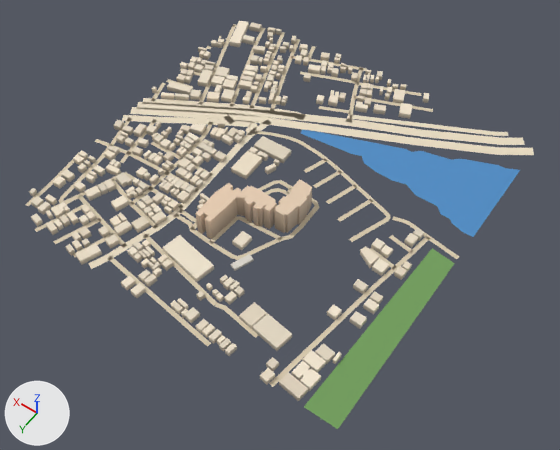
Renders of the glTF model public/assets/bengaluru-region-v1/tiles/t24_8-l1.glb from each side of a commit.
Rendered twice from a camera (50 mm lens) standing at (11856.0, 4806.0, 774.0) and looking at (12220.0, 4297.0, -26.0). Lighting does not change. The marker at lower left points along +X, +Y and +Z. The first picture is the older version. Vertices at exactly the same position are counted once.

The scene before the commit, as lines of its bpy script (objects in view):
```python
me_building = bpy.data.meshes.new('building')
me_building.from_pydata(...)  # 2916 vertices, 3685 faces; spans x 40.0..505.0, y -4.0..504.0, z 0.0..36.0
me_building.materials.append(mat_building)
me_ground = bpy.data.meshes.new('ground')
me_ground.from_pydata(...)  # 791 vertices, 662 faces; spans x -4.0..504.0, y -6.0..503.0, z 1.0
me_ground.materials.append(mat_ground)
# before: 78 (62.0, 8.0, 1.0) at pixel (492, 131), 79 (58.0, 15.0, 1.0) at pixel (492, 135), 80 (44.0, -3.0, 1.0) at pixel (507, 131), 81 (40.0, 3.0, 1.0) at pixel (508, 136)
# before: 621 (23.0, 229.0, 1.0) at pixel (441, 248), 622 (22.0, 223.0, 1.0) at pixel (444, 246)
me_water = bpy.data.meshes.new('water')
me_water.from_pydata(...)  # 115 vertices, 174 faces; spans x 0.0..281.0, y 51.0..190.0, z 0.0
me_water.materials.append(mat_water)
ob_building = bpy.data.objects.new('building', me_building)
ob_building.location = (12000.0, 4000.0, 0.0)
ob_ground = bpy.data.objects.new('ground', me_ground)
ob_ground.location = (12000.0, 4000.0, 0.0)
ob_water = bpy.data.objects.new('water', me_water)
ob_water.location = (12000.0, 4000.0, 0.0)
```
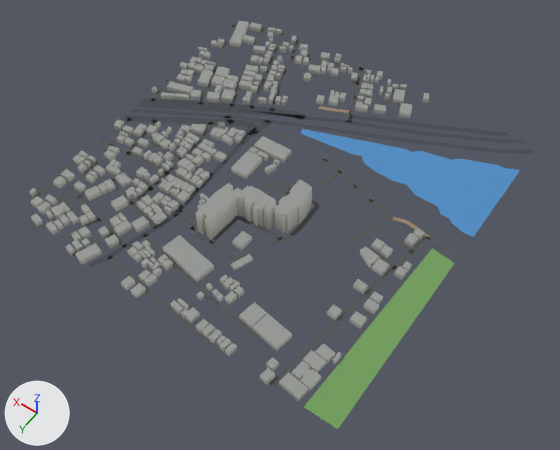
Patch to the scene script:
```diff
--- a/public/assets/bengaluru-region-v1/tiles/t24_8-l1.glb.py
+++ b/public/assets/bengaluru-region-v1/tiles/t24_8-l1.glb.py
@@ me_building @@
-me_building.from_pydata(...)  # 2916 vertices, 3685 faces; spans x 40.0..505.0, y -4.0..504.0, z 0.0..36.0
+me_building.from_pydata(...)  # 2916 vertices, 4450 faces; spans x 40.0..505.0, y -4.0..504.0, z 0.0..36.0
+# me_building part 1: 3685 kept faces spanning x 40.0..505.0, y -4.0..504.0, z 0.0..36.0 get new vertex colours; the middle colour goes from pale yellow #d9cdb9 to light grey #c3c6be
 me_building.materials.append(mat_building)
@@ me_ground @@
 # verts and faces of me_ground; kept vertices keep their numbers, new ones are numbered from 791
-me_ground.from_pydata(...)  # 791 vertices, 662 faces; spans x -4.0..504.0, y -6.0..503.0, z 1.0
+me_ground.from_pydata(...)  # 806 vertices, 677 faces; spans x 0.0..500.0, y 0.0..500.0, z 1.0
+# me_ground part 2: the loose piece of 38 vertices spanning x 15.0..504.0, y -6.0..262.0, z 1.0 is rebuilt with 40 vertices and now spans x 13.0..500.0, y 0.0..260.0, z 1.0
+# me_ground part 3: the loose piece of 28 vertices spanning x 320.0..362.0, y 228.0..502.0, z 1.0 is rebuilt with 28 vertices and now spans x 322.0..361.0, y 228.0..500.0, z 1.0
+# me_ground part 4: the loose piece of 26 vertices spanning x -4.0..344.0, y 5.0..185.0, z 1.0 is rebuilt with 26 vertices and now spans x 0.0..343.0, y 6.0..182.0, z 1.0
+# me_ground part 5: the loose piece of 18 vertices spanning x 338.0..504.0, y 172.0..275.0, z 1.0 is rebuilt with 18 vertices and now spans x 340.0..500.0, y 175.0..273.0, z 1.0
+# me_ground part 6
+# 30 vertices are removed from x 78.0..503.0, y -3.0..501.0, z 1.0
+# 37 faces are deleted
+# 6 vertices in x 182.0..428.0, y 1.0..501.0, z 1.0 move by (0.0, -1.0, 0.0)
+# 4 vertices in x 501.0, y 30.0..127.0, z 1.0 move by (-1.0, 6.0, 0.0)
+# 4 vertices in x 225.0..387.0, y 299.0..499.0, z 1.0 move by (1.0, 1.0, 0.0)
+# 4 vertices in x 373.0..411.0, y 469.0..474.0, z 1.0 move by (1.0, 3.0, 0.0)
+# 3 vertices in x 255.0..422.0, y -1.0..499.0, z 1.0 move by (0.0, 1.0, 0.0)
+# 3 vertices in x 262.0..382.0, y 320.0..501.0, z 1.0 move by (-1.0, -1.0, 0.0)
+# 38 vertices move from x 63.0..503.0, y -3.0..503.0, z 1.0 to x 64.0..500.0, y 0.0..500.0, z 1.0
+# 43 vertices are added at x 80.0..500.0, y 0.0..500.0, z 1.0
+# 50 new faces join them
+# me_ground part 7
+delete_vertices([80])  # with the faces that use them
+verts[81] = (50.0, 0.0, 1.0)  # moved, pixel (503, 131)
+verts[812] = (35.0, 0.0, 1.0)
+faces += [(79, 812, 81)]
+# me_ground part 8
+verts[622] = (8.0, 225.0, 1.0)  # moved, pixel (453, 252)
+verts[621] = (9.0, 231.0, 1.0)  # moved, pixel (450, 255)
+# me_ground part 9: 486 kept faces spanning x 0.0..500.0, y 0.0..500.0, z 1.0 get new vertex colours; the middle colour goes from beige #d7c9ae to dark grey #535556
 me_ground.materials.append(mat_ground)
```

Where the change shows, as pixel boxes (x1, y1, x2, y2) in the pictures (560 x 450 px; the box of a moved part takes in the faces that stretch with it):
part 1 of me_building, recoloured (darker)
    both: (29, 21, 429, 401)
part 2 of me_ground, rebuilt (9% shorter)
    before: (137, 102, 525, 145)
    after: (136, 104, 527, 143)
part 3 of me_ground, rebuilt
    before: (88, 142, 244, 269)
    after: (88, 142, 243, 268)
part 4 of me_ground, rebuilt (8% shorter)
    before: (258, 117, 534, 155)
    after: (258, 118, 534, 153)
part 5 of me_ground, rebuilt (24% shorter)
    before: (130, 107, 259, 123)
    after: (130, 109, 259, 121)
part 6 of me_ground, moved or reshaped
    before: (35, 24, 422, 387)
    after: (34, 24, 423, 387)
part 7 of me_ground, moved or reshaped
    before: (493, 131, 508, 136)
    after: (493, 131, 511, 136)
part 8 of me_ground, moved or reshaped
    before: (428, 236, 459, 259)
    after: (427, 236, 459, 259)
part 9 of me_ground, recoloured
    both: (25, 25, 499, 345)
